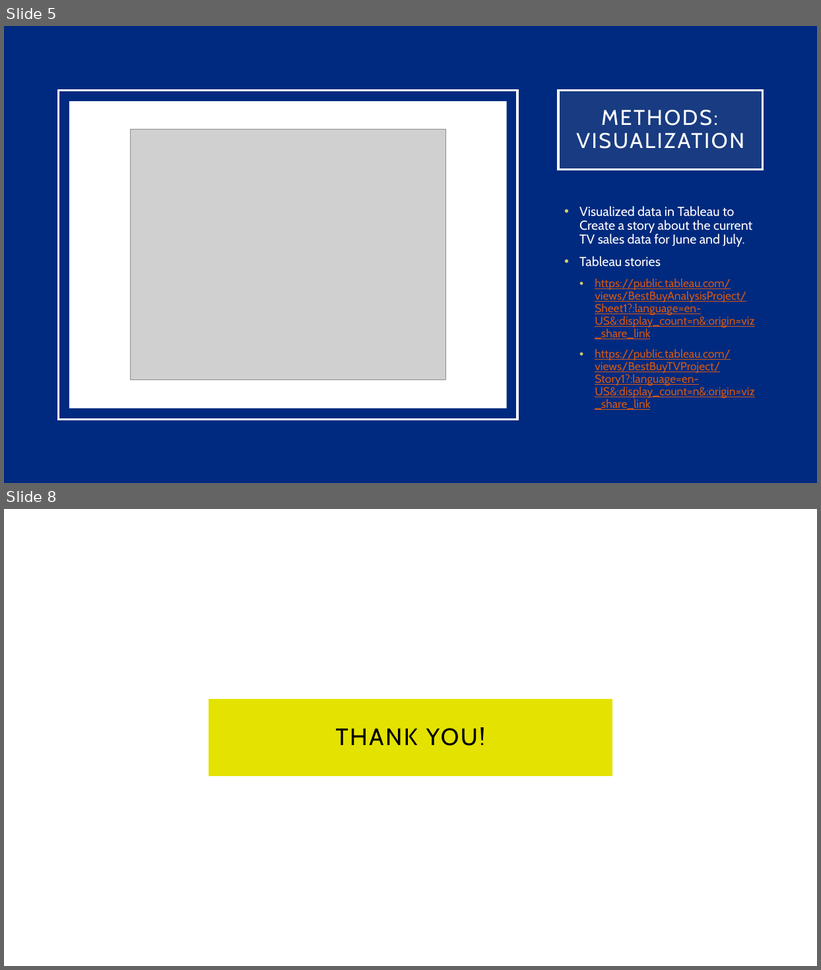
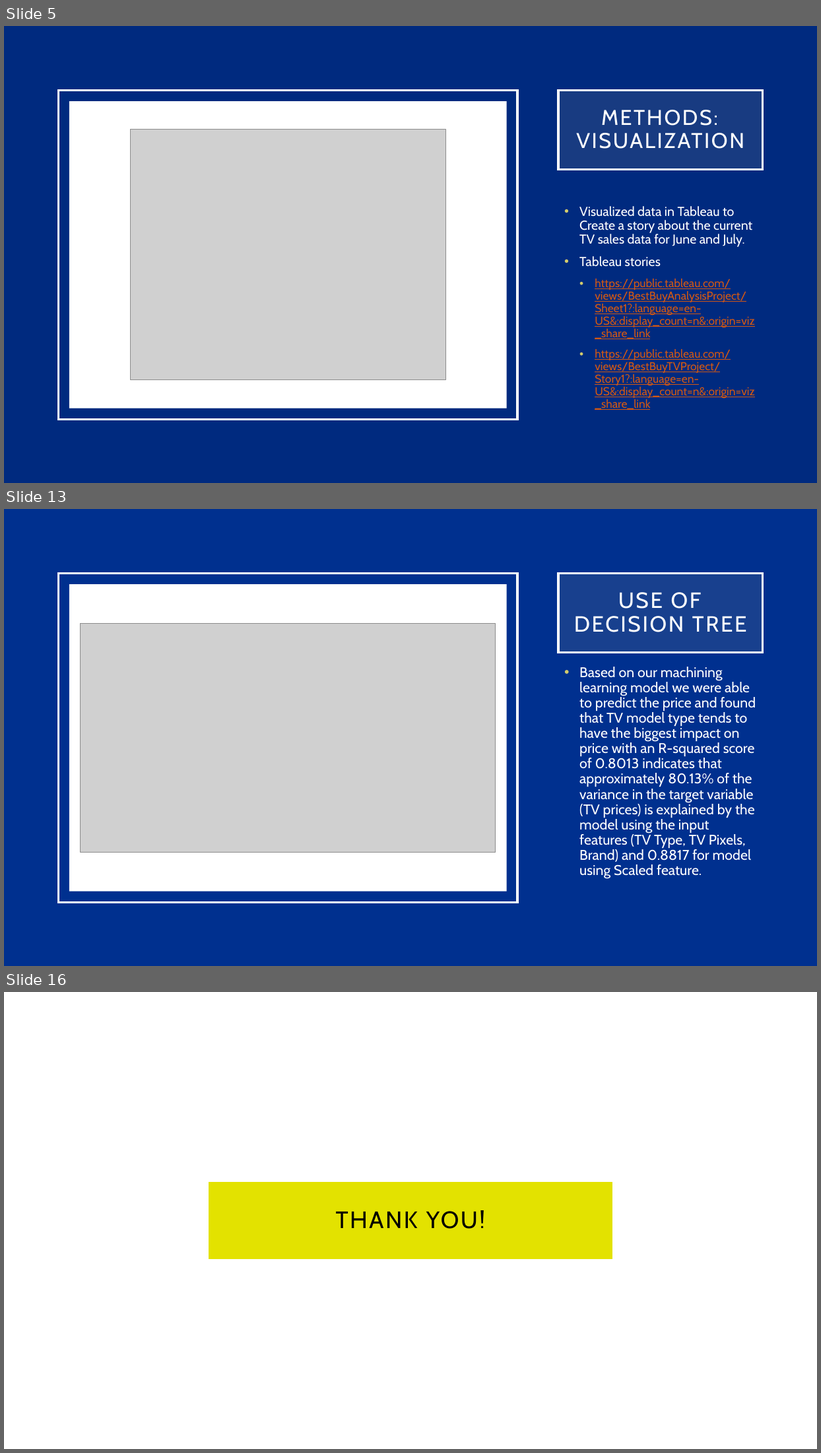
Before and after one commit to kdmorjam/Project_4_BestBuy, a slide deck: Final Project/BestBuy.pptx. Shown one above the other, each under a label of ours: slides 5 and 8 before the commit, slides 5, 13 and 16 after it; the slides between them are not shown. The pictures are 821x970 and 821x1453 pixels, drawn with LibreOffice and Linux fonts; fonts in the diff are those of the drawing; grey boxes stand for pictures. Boxes give left, top, right and bottom in pixels: in the first picture for what was removed or moved away, otherwise in the second. Text is boxed around its words. In the diff, an @@ line names an element or a change of style, - is before the commit and + after.

```diff
--- a/Final Project/BestBuy.pptx
+++ b/Final Project/BestBuy.pptx
@@ slide 13 added at (4,509,817,966), background #00308F @@
@@ rectangle added at (58,573,517,902), outline #FFFFFF 2.5 pt @@
@@ rectangle added at (69,584,507,891), fill #FFFFFF @@
@@ title added at (558,573,763,652), fill #A7A08E at 15% opacity, outline #FFFFFF 2.5 pt, 26 pt, text #FFFFFF @@
+USE OF DECISION TREE
@@ picture added at (81,623,496,852) @@
@@ text added at (580,667,756,879), 16.6 pt, text #FFFFFF @@
+• Based on our machining learning model we were able to predict the price and found that TV model type tends to have the biggest impact on price with an R-squared score of 0.8013 indicates that approximately 80.13% of the variance in the target variable (TV prices) is explained by the model using the input features (TV Type, TV Pixels, Brand) and 0.8817 for model using Scaled feature.
@@ what was slide 8 is now slide 16 @@
```
Also in this commit, not shown: 2 slides changed, 7 other slides added, 2 other files.
